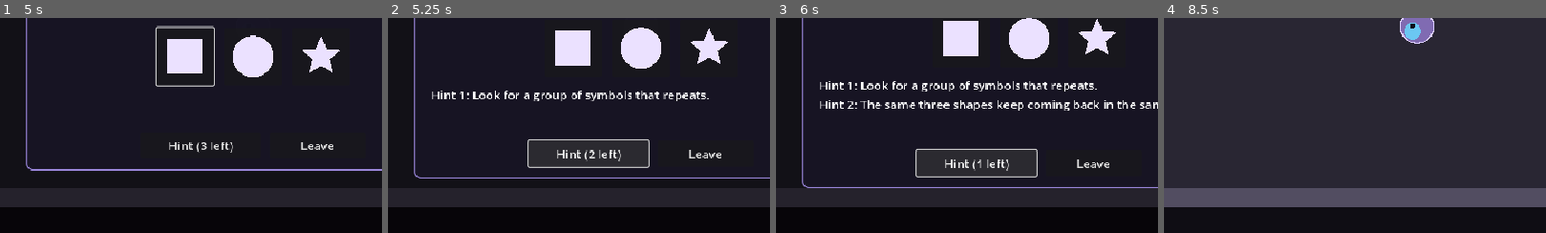
Above: before the commit, frames 1-4 (left to right).
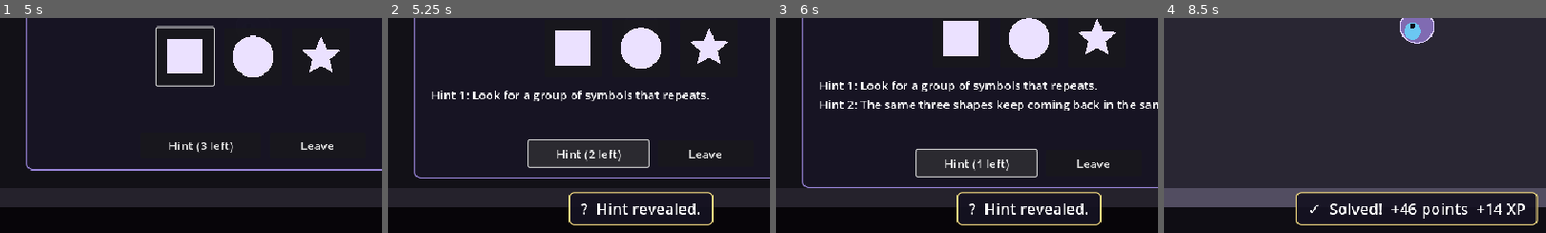
Above: after the commit, the same moments.

Repository: M-Mashreghi/MindForge
Game: Godot game, scene res://game/scenes/main/main.tscn
Two runs of this game, one before a commit and one after it. Both use one fixed random seed, a clock stepped at 60 frames per second and the inputs below.
Inputs (mouse positions are % of the whole screen's width and height, from its top left):
- Up to frame 1 (5 s): click "New Run" at 0.5 s; tap Enter at 1.25 s; hold D (move_right) 1.28-2.03 s; hold E (interact) 1.28-2.03 s; hold S (move_down) 2.03-2.78 s; tap E (interact) at 2.1, 3.6 s; hold D (move_right) 2.78-3.53 s; hold E (interact) 2.78-3.53 s; hold W (move_up) 3.53-4.28 s; hold A (move_left) from 4.28 s (still down); hold E (interact) from 4.28 s (still down)
- Up to frame 2 (5.25 s): release A (move_left) at 5 s; release E (interact) at 5 s; click "Hint (3 left)" at 5 s
- Up to frame 3 (6 s): click "Hint (2 left)" at 5.75 s
- Up to frame 4 (8.5 s): click "Hint (1 left)" at 6.5 s; click (41, 51) at 7.27 s; click "Leave" at 8 s
The pictures show only the part of the screen within x 17-67%, y 48-98%; the shares and areas given below are measured in that part.

Frame 1 is identical in both runs. In frame 2, 1.5% of the frame differs, in the area x 47-86%, y 80-97%; in frame 3, 1.5%; in frame 4, 5.9%, in the area x 34-98%, y 80-97%.

Commit message:
task(4.4): add puzzle success and failure feedback
- feedback hook on the event bus for success, retry, failure, hints
  and room completion
- on-screen banner with symbols, points and XP
- feedback never includes answers
- reduced-motion setting skips nonessential animation

Co-Authored-By: Claude Opus 5.5 (1M context) <noreply@anthropic.com>

Diff:
--- a/game/autoload/event_bus.gd
+++ b/game/autoload/event_bus.gd
@@ -19,3 +19,7 @@
 signal profile_changed(profile_id: StringName)
 ## Any run value read by presentation (HUD) changed.
 signal run_state_changed
+## Something the player should see or hear feedback for. `kind` is one of
+## puzzle_success, puzzle_retry, puzzle_failure, hint_used, room_completed.
+## `data` never contains answers.
+signal feedback_requested(kind: StringName, data: Dictionary)
--- a/game/autoload/player_profile.gd
+++ b/game/autoload/player_profile.gd
@@ -23,6 +23,9 @@
 var skills: RefCounted = SkillProfile.new(config)
 ## Lifetime XP / level / best score: separate from skill ratings.
 var progression: RefCounted = Progression.new()
+## Player settings (accessibility and audio). Defaults are the safe choices.
+const DEFAULT_SETTINGS := {"reduced_motion": false, "master_volume": 0.8}
+var settings: Dictionary = DEFAULT_SETTINGS.duplicate()
 var model: RefCounted = SkillModel.new(config)
 var predictor: RefCounted = SuccessPredictor.new(config)
 ## Run-level failure-recovery state (reset when a run starts).
@@ -52,6 +55,7 @@
 func reset() -> void:
 	skills.reset()
 	progression.reset()
+	settings = DEFAULT_SETTINGS.duplicate()
 	history.clear()
 	last_prediction = {}
 	recovery.reset()
@@ -59,6 +63,19 @@
 	solved_mechanics.clear()
 	_reset_run_state()
 	EventBus.profile_changed.emit(PROFILE_ID)
+
+
+func setting(key: String) -> Variant:
+	return settings.get(key, DEFAULT_SETTINGS.get(key))
+
+
+func set_setting(key: String, value: Variant) -> void:
+	settings[key] = value
+	EventBus.profile_changed.emit(PROFILE_ID)
+
+
+func reduced_motion() -> bool:
+	return bool(setting("reduced_motion"))
 
 
 ## Adds XP to lifetime progression. Returns levels gained.
--- a/game/scenes/dungeon/dungeon.gd
+++ b/game/scenes/dungeon/dungeon.gd
@@ -175,6 +175,8 @@
 		_solved_rooms[current_index] = true
 		current_room.mark_solved()
 		GameState.mark_room_cleared()
+		EventBus.feedback_requested.emit(&"room_completed", {"room_index": current_index,
+			"final": current_index >= DEMO_ROOM_DEFS.size() - 1})
 
 
 func _fade_to(alpha: float) -> void:
--- a/game/scenes/dungeon/dungeon.tscn
+++ b/game/scenes/dungeon/dungeon.tscn
@@ -1,9 +1,10 @@
-[gd_scene load_steps=5 format=3]
+[gd_scene load_steps=6 format=3]
 
 [ext_resource type="Script" path="res://game/scenes/dungeon/dungeon.gd" id="1_dungeon"]
 [ext_resource type="PackedScene" path="res://game/scenes/dungeon/player.tscn" id="2_player"]
 [ext_resource type="PackedScene" path="res://game/scenes/ui/hud.tscn" id="3_hud"]
 [ext_resource type="PackedScene" path="res://game/scenes/puzzles/puzzle_host.tscn" id="4_host"]
+[ext_resource type="PackedScene" path="res://game/scenes/ui/feedback_banner.tscn" id="5_banner"]
 
 [node name="Dungeon" type="Node2D"]
 script = ExtResource("1_dungeon")
@@ -19,6 +20,8 @@
 
 [node name="PuzzleHost" parent="PuzzleLayer" instance=ExtResource("4_host")]
 
+[node name="FeedbackBanner" parent="." instance=ExtResource("5_banner")]
+
 [node name="FadeLayer" type="CanvasLayer" parent="."]
 layer = 10
 
--- a/game/scenes/puzzles/puzzle_host.gd
+++ b/game/scenes/puzzles/puzzle_host.gd
@@ -87,6 +87,7 @@
 	label.add_theme_font_size_override("font_size", 20)
 	_hint_list.add_child(label)
 	_refresh_hint_button()
+	EventBus.feedback_requested.emit(&"hint_used", {"level": hint["level"], "remaining": hint_ladder.remaining()})
 
 
 func _refresh_hint_button() -> void:
@@ -119,6 +120,8 @@
 		_status.text = "Out of attempts."
 	else:
 		_status.text = "Not quite. Attempts left: %d" % attempts_left()
+	if not final:
+		EventBus.feedback_requested.emit(&"puzzle_retry", {"attempts_left": attempts_left()})
 	if final:
 		_finish(correct, false, check)
 
@@ -140,6 +143,10 @@
 	})
 	finished.emit(result)
 	EventBus.puzzle_resolved.emit(room_id, puzzle.id, result)
+	# Feedback carries only outcome information, never the answer.
+	EventBus.feedback_requested.emit(&"puzzle_success" if correct else &"puzzle_failure",
+		{"abandoned": abandoned, "points": GameState.last_score.get("points", 0) if correct else 0,
+		"xp": GameState.last_score.get("xp", 0)})
 
 
 ## Removes the renderer and hides the host (after the caller saw the result).
--- /dev/null
+++ b/game/scenes/ui/feedback_banner.gd
@@ -0,0 +1,83 @@
+extends CanvasLayer
+## Short on-screen messages for puzzle and room outcomes. Listens to
+## EventBus.feedback_requested; texts describe the outcome only and never
+## the answer. With reduced motion the banner appears and disappears
+## without sliding or scaling.
+
+const MESSAGES := {
+	&"puzzle_success": "Solved!",
+	&"puzzle_retry": "Not quite. Try again.",
+	&"puzzle_failure": "Not this time.",
+	&"hint_used": "Hint revealed.",
+	&"room_completed": "Room cleared! The way forward is open.",
+}
+const ICONS := {
+	&"puzzle_success": "✓",
+	&"puzzle_retry": "↻",
+	&"puzzle_failure": "✗",
+	&"hint_used": "?",
+	&"room_completed": "★",
+}
+
+## Seconds a message stays fully visible.
+@export var hold_seconds: float = 1.6
+
+@onready var _panel: PanelContainer = %BannerPanel
+@onready var _label: Label = %BannerLabel
+
+var last_kind: StringName = &""
+var last_text: String = ""
+var _tween: Tween
+
+
+func _ready() -> void:
+	_panel.visible = false
+	EventBus.feedback_requested.connect(show_feedback)
+
+
+static func text_for(kind: StringName, data: Dictionary) -> String:
+	var text: String = MESSAGES.get(kind, "")
+	if text.is_empty():
+		return ""
+	match kind:
+		&"puzzle_success":
+			if int(data.get("points", 0)) > 0:
+				text += "  +%d points" % int(data["points"])
+			if int(data.get("xp", 0)) > 0:
+				text += "  +%d XP" % int(data["xp"])
+		&"puzzle_failure":
+			if data.get("abandoned", false):
+				text = "You stepped away from this puzzle."
+		&"puzzle_retry":
+			text += " (%d left)" % int(data.get("attempts_left", 0))
+		&"room_completed":
+			if data.get("final", false):
+				text = "Final room cleared! Head for the exit."
+	return "%s  %s" % [ICONS.get(kind, ""), text]
+
+
+func show_feedback(kind: StringName, data: Dictionary) -> void:
+	var text := text_for(kind, data)
+	if text.is_empty():
+		return
+	last_kind = kind
+	last_text = text
+	_label.text = text
+	_panel.visible = true
+	if _tween:
+		_tween.kill()
+	var reduced: bool = PlayerProfile.reduced_motion()
+	_panel.modulate.a = 1.0
+	_panel.scale = Vector2.ONE
+	_tween = create_tween()
+	if not reduced:
+		# Nonessential motion: a small pop-in.
+		_panel.pivot_offset = _panel.size / 2.0
+		_panel.scale = Vector2(0.9, 0.9)
+		_tween.tween_property(_panel, "scale", Vector2.ONE, 0.15)
+	_tween.tween_interval(hold_seconds)
+	_tween.tween_callback(func(): _panel.visible = false)
+
+
+func uses_motion() -> bool:
+	return not PlayerProfile.reduced_motion()
--- /dev/null
+++ b/game/scenes/ui/feedback_banner.tscn
@@ -0,0 +1,56 @@
+[gd_scene load_steps=3 format=3]
+
+[ext_resource type="Script" path="res://game/scenes/ui/feedback_banner.gd" id="1_banner"]
+
+[sub_resource type="StyleBoxFlat" id="StyleBoxFlat_banner"]
+content_margin_left = 20.0
+content_margin_top = 10.0
+content_margin_right = 20.0
+content_margin_bottom = 10.0
+bg_color = Color(0.08, 0.07, 0.13, 0.92)
+border_width_left = 2
+border_width_top = 2
+border_width_right = 2
+border_width_bottom = 2
+border_color = Color(0.95, 0.85, 0.5, 1)
+corner_radius_top_left = 8
+corner_radius_top_right = 8
+corner_radius_bottom_right = 8
+corner_radius_bottom_left = 8
+
+[node name="FeedbackBanner" type="CanvasLayer"]
+layer = 9
+script = ExtResource("1_banner")
+
+[node name="Anchor" type="Control" parent="."]
+layout_mode = 3
+anchors_preset = 12
+anchor_top = 1.0
+anchor_right = 1.0
+anchor_bottom = 1.0
+offset_top = -110.0
+grow_horizontal = 2
+grow_vertical = 0
+mouse_filter = 2
+
+[node name="Center" type="CenterContainer" parent="Anchor"]
+layout_mode = 1
+anchors_preset = 15
+anchor_right = 1.0
+anchor_bottom = 1.0
+grow_horizontal = 2
+grow_vertical = 2
+mouse_filter = 2
+
+[node name="BannerPanel" type="PanelContainer" parent="Anchor/Center"]
+unique_name_in_owner = true
+layout_mode = 2
+mouse_filter = 2
+theme_override_styles/panel = SubResource("StyleBoxFlat_banner")
+
+[node name="BannerLabel" type="Label" parent="Anchor/Center/BannerPanel"]
+unique_name_in_owner = true
+layout_mode = 2
+theme_override_font_sizes/font_size = 26
+text = "Solved!"
+horizontal_alignment = 1
--- /dev/null
+++ b/tests/integration/test_feedback.gd
@@ -0,0 +1,84 @@
+extends "res://tests/test_case.gd"
+
+const BANNER := preload("res://game/scenes/ui/feedback_banner.tscn")
+const BannerScript := preload("res://game/scenes/ui/feedback_banner.gd")
+const DUNGEON_SCENE := preload("res://game/scenes/dungeon/dungeon.tscn")
+
+var bus: Node
+var profile: Node
+
+
+func before_each() -> void:
+	bus = tree.root.get_node("EventBus")
+	profile = tree.root.get_node("PlayerProfile")
+
+
+func test_every_feedback_kind_has_text_with_a_symbol() -> void:
+	for kind in [&"puzzle_success", &"puzzle_retry", &"puzzle_failure", &"hint_used", &"room_completed"]:
+		var text := BannerScript.text_for(kind, {})
+		check(not text.is_empty(), "%s has text" % kind)
+		check(text.substr(0, 1) != " ", "%s starts with a symbol, not only color" % kind)
+	check_eq(BannerScript.text_for(&"unknown", {}), "", "unknown kinds ignored")
+
+
+func test_success_text_shows_points_and_xp() -> void:
+	var text := BannerScript.text_for(&"puzzle_success", {"points": 120, "xp": 22})
+	check("+120 points" in text and "+22 XP" in text, "rewards shown: %s" % text)
+
+
+func test_host_emits_feedback_without_answers() -> void:
+	var events := record(bus.feedback_requested)
+	var dungeon: Node2D = await _dungeon()
+	dungeon._on_player_interact()
+	await tree.process_frame
+	var host: Control = dungeon.puzzle_host
+	host.request_hint()
+	var renderer: Control = host.find_child("RendererSlot").get_child(0)
+	var answer: Variant = renderer.puzzle.solution["answer"]
+	for button in renderer.choice_buttons:
+		if button.get_meta("value") != answer:
+			button.pressed.emit()
+			break
+	for button in renderer.choice_buttons:
+		if button.get_meta("value") == answer:
+			button.pressed.emit()
+			break
+	await tree.process_frame
+	var kinds: Array = events.map(func(e): return e[0])
+	for kind in [&"hint_used", &"puzzle_retry", &"puzzle_success", &"room_completed"]:
+		check(kind in kinds, "%s emitted (%s)" % [kind, kinds])
+	for e in events:
+		var data: Dictionary = e[1]
+		for key in data:
+			check(not key in ["answer", "solution", "order", "cells"], "feedback %s has no answer key %s" % [e[0], key])
+			check(str(data[key]) != str(answer), "feedback %s does not leak the answer value" % e[0])
+
+
+func test_banner_shows_message() -> void:
+	var banner: CanvasLayer = await add_to_root(BANNER.instantiate())
+	bus.feedback_requested.emit(&"room_completed", {"final": false})
+	check_eq(banner.last_kind, &"room_completed", "banner reacted")
+	check((banner.find_child("BannerPanel") as Control).visible, "banner visible")
+
+
+func test_reduced_motion_suppresses_pop_in() -> void:
+	profile.set_setting("reduced_motion", true)
+	var banner: CanvasLayer = await add_to_root(BANNER.instantiate())
+	bus.feedback_requested.emit(&"puzzle_success", {"points": 10})
+	var panel := banner.find_child("BannerPanel") as Control
+	check(not banner.uses_motion(), "motion off")
+	check_eq(panel.scale, Vector2.ONE, "no scale animation with reduced motion")
+	profile.set_setting("reduced_motion", false)
+	bus.feedback_requested.emit(&"puzzle_success", {"points": 10})
+	check(panel.scale.x < 1.0, "pop-in starts below full size with motion on")
+
+
+func _dungeon() -> Node2D:
+	var gs: Node = tree.root.get_node("GameState")
+	gs.start_run(2, 3)
+	var dungeon: Node2D = DUNGEON_SCENE.instantiate()
+	dungeon.fade_duration = 0.0
+	dungeon.puzzle_close_delay = 0.0
+	await add_to_root(dungeon)
+	dungeon.player.place_at(dungeon.current_room.puzzle_anchor.global_position)
+	return dungeon
Not shown, added: game/scenes/ui/feedback_banner.gd.uid
Not shown, added: tests/integration/test_feedback.gd.uid
Not shown, changed: docs/PROJECT_PHASES_AND_TASKS.md
Not shown, changed: docs/TASKS.md
